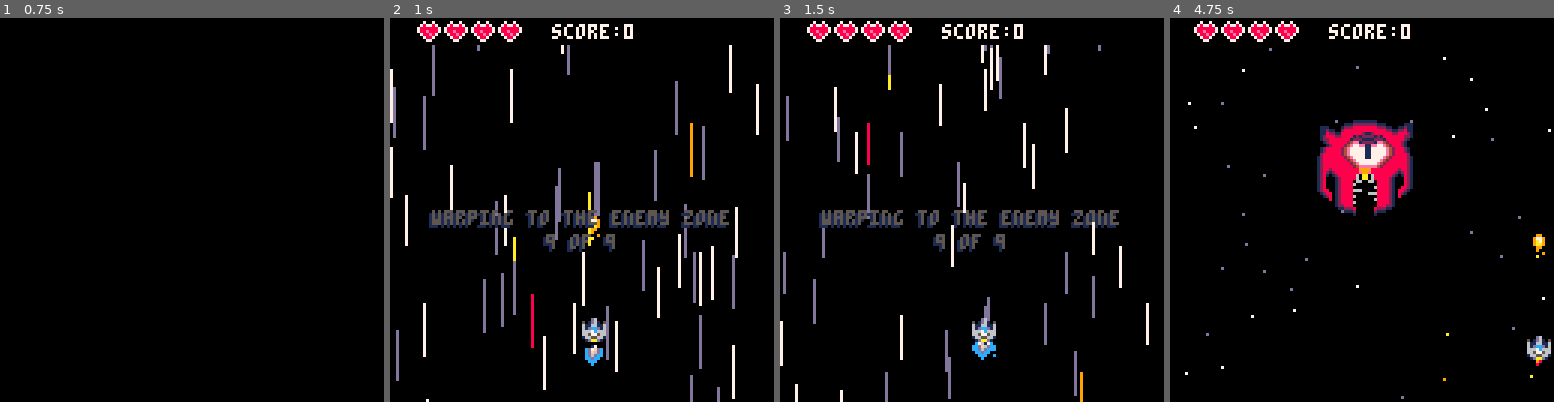
Above: before the commit, frames 1-4 (left to right).
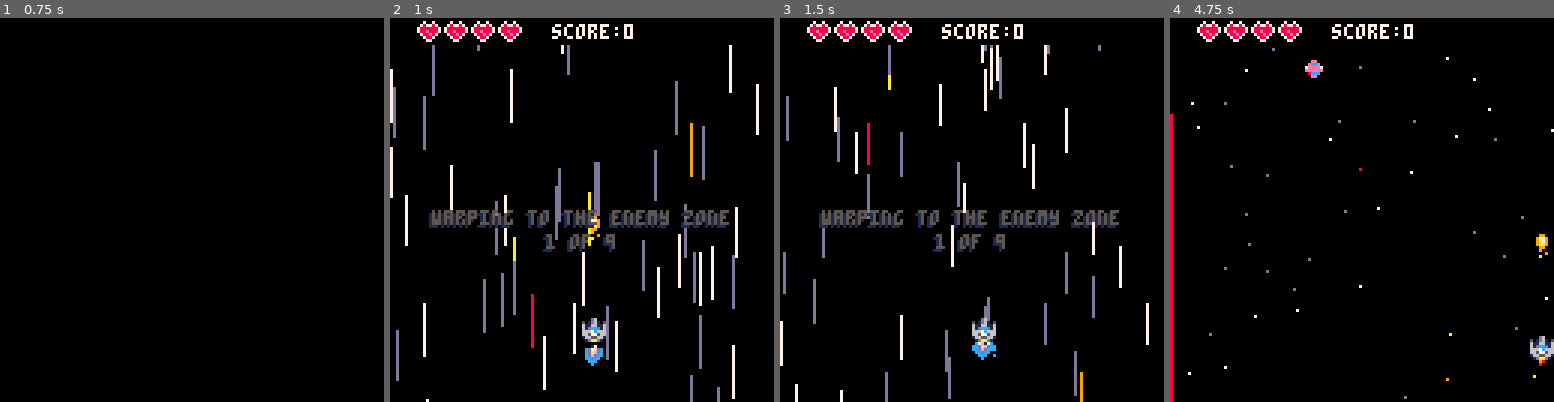
Above: after the commit, the same moments.

Repository: eduszesz/shmup
Game: PICO-8 cartridge myshmup.p8
The game is run twice, just before and just after one commit, with the same random seed, the same clock (stepped at 60 frames per second) and the same inputs.
Inputs:
- Up to frame 1 (0.75 s): tap X (X key) at 0.33 s; tap O (Z key) at 0.7 s
- Up to frame 2 (1 s): no input
- Up to frame 3 (1.5 s): tap X (X key) at 1.07 s
- Up to frame 4 (4.75 s): hold Right 1.6-2.1 s; tap O (Z key) every 0.4 s from 1.7 to 4.5 s; tap X (X key) at 1.85, 2.97, 4.08 s; hold Up 2.15-2.42 s; hold Right 2.47-3.03 s; hold Left 3.08-3.58 s; hold Down 3.63-3.97 s; hold Right 4.02-4.68 s; hold Up from 4.73 s (still down)

Frame 1 is identical in both runs. In frame 2, less than 0.1% of the frame differs, in the area x 39-43%, y 56-61%; in frame 3, less than 0.1%; in frame 4, 7.5%, in the area x 0-100%, y 0-100%.

Commit message:
boss explosion tweak

Diff:
--- a/myshmup.p8
+++ b/myshmup.p8
@@ -9,7 +9,7 @@
 	wtimer=90 --wave timer
 	dtimer=60 --ship death timer
 	bdtimer=150 --boss death timer
-	cwave=9
+	cwave=1
 	lwave=9
 	debug=""
 	state="start"
@@ -118,7 +118,7 @@
 		update_game()
 		bdtimer-=1
 		if bdtimer==60 then
-			explode(e.x+32,e.y+32,1,40)
+			explode(e.x+16,e.y+16,1,40)
 			fracture(e.x+16,e.y+16,e.typ)
 		end
 		if bdtimer<=0 then
@@ -179,7 +179,9 @@
 
 	upbullets()
 
-	upe_bullets()
+	if state=="game" then
+		upe_bullets()
+	end
 	if state=="game" or state=="bdied" then
 		upenemies()
 	end
@@ -215,16 +217,16 @@
 	cprint("press x/❎ to start",63,64,1)
 	cprint("press x/❎ to start",63,65,1)
 	cprint("press x/❎ to start",64,64,cl)
-	print("v0.43",100,120,1)
+	print("v0.44",100,120,1)
 end
 
 function draw_game()
 	drstars()
 
 	drbullets()
-
-	dre_bullets()
-
+	if state=="game" then
+		dre_bullets()
+	end
 	drenemies()
 
 	drplayer()
